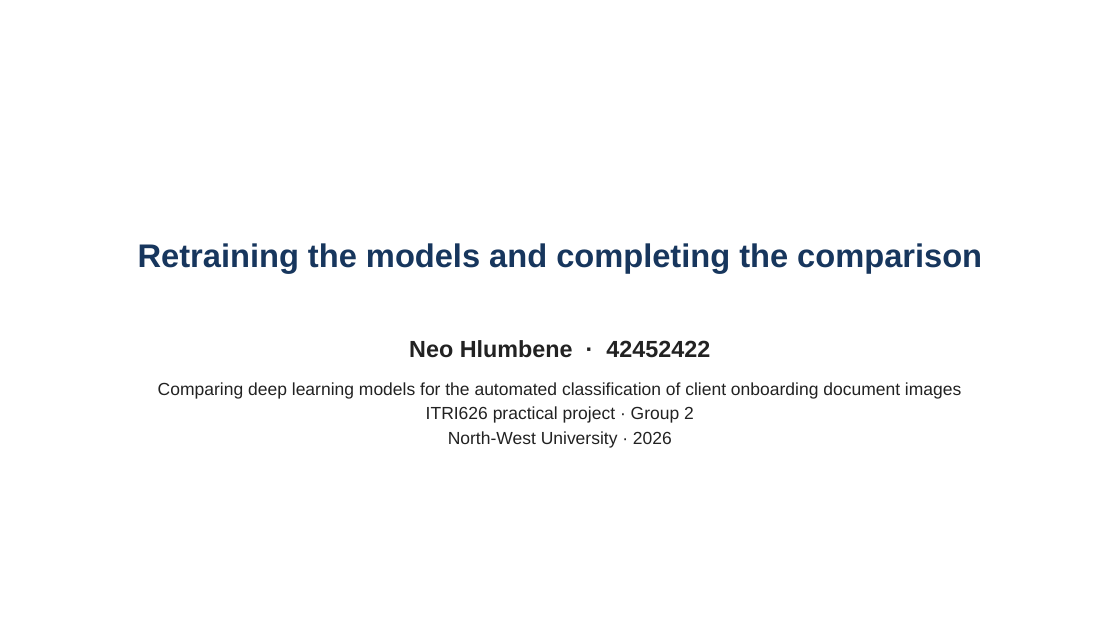
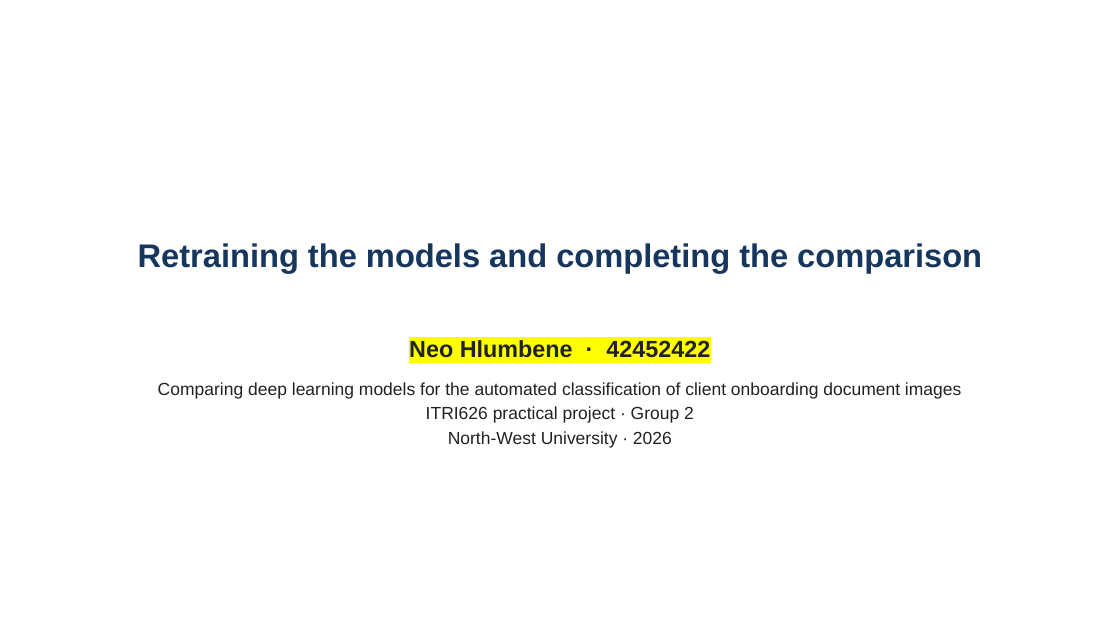
Before and after one commit to Colile1/C_doc_classification_itri626, a slide deck: slide 1 of slides/ITRI626_Group2_Hlumbene_contribution.pptx. Drawn at 1120x630 pixels with LibreOffice and Linux fonts; fonts in the diff are those of the drawing; background and template pictures are left out. Boxes give left, top, right and bottom in pixels: in the first picture for what was removed or moved away, otherwise in the second. Text is boxed around its words. In the diff, an @@ line names an element or a change of style, - is before the commit and + after.

Commit message:
Update Hlumbene contribution slides
Revise the Group 2 contribution presentation.

```diff
--- a/slides/ITRI626_Group2_Hlumbene_contribution.pptx
+++ b/slides/ITRI626_Group2_Hlumbene_contribution.pptx
@@ text "Neo Hlumbene · 42452422" at (x1=409, y1=340, x2=710, y2=358): highlight none to #FFFF00 @@
```
